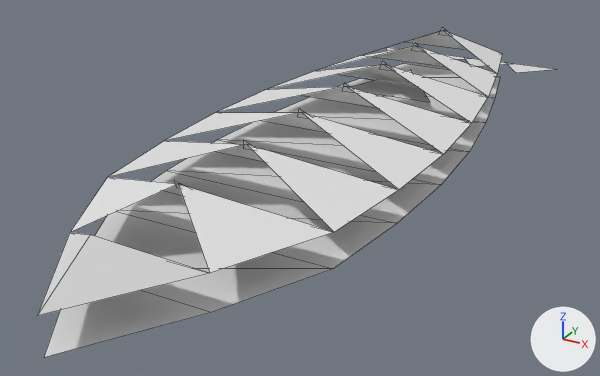
Two versions of the OBJ model GameData/Meshes/Designs/vesper/vesper_carrier_storm_60.obj, one commit apart.
Camera for both pictures: a 50 mm camera at (5.34, -11.52, 4.67) aimed at (-0.31, -1.25, -0.47). The axes (+X, +Y, +Z) are drawn at lower right. The lights are the same throughout. The older version comes first. Mesh edges are drawn as thin lines. Where no turn or scale is listed for an object, it has been applied to the vertices. Vertices at exactly the same position are counted once.

In view in the first picture: 'vesper_carrier_storm_60'.
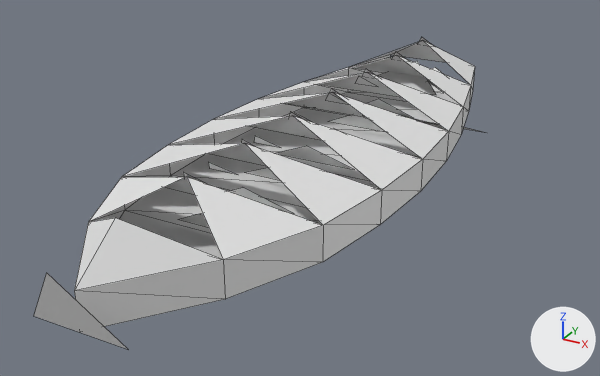
The change in detail:
me_vesper_carrier_storm_60 is used by ob_vesper_carrier_storm_60; location (0.0, 0.0, 0.0).
me_vesper_carrier_storm_60 had 78 vertices, 51 faces and spanned x -1.92..1.92, y -6.9..5.74, z 0.0..1.04.
me_vesper_carrier_storm_60 now has 123 vertices, 98 faces and spans x -1.81..1.81, y -6.72..3.67, z 0.0..1.07.
me_vesper_carrier_storm_60 part 1: the loose piece of 25 vertices spanning x -1.89..1.89, y -6.9..4.62, z 0.47..0.96 is rebuilt with 42 vertices and now spans x -1.72..1.72, y -6.4..3.44, z 0.0..0.98.
me_vesper_carrier_storm_60 part 2: the loose piece of 3 vertices spanning x -0.15..0.15, y -1.86..-1.63, z 0.83..1.04 is rebuilt with 3 vertices and now spans x -0.22..0.22, y -1.99..-1.67, z 0.78..1.02.
me_vesper_carrier_storm_60 part 3: the loose piece of 3 vertices spanning x -0.15..0.15, y -3.3..-3.07, z 0.83..1.04 is rebuilt with 3 vertices and now spans x -0.18..0.18, y -3.33..-3.08, z 0.85..1.07.
me_vesper_carrier_storm_60 part 4: the loose piece of 3 vertices spanning x -0.79..0.79, y 1.26..2.35, z 0.37..0.56 is rebuilt with 3 vertices and now spans x -0.75..0.75, y 1.66..2.65, z 0.38..0.66.
me_vesper_carrier_storm_60 part 5: 9 loose pieces with 27 vertices, spanning x -1.92..1.92, y -4.74..5.74, z 0.0..1.04, are deleted.
Part 6, on me_vesper_carrier_storm_60:
17 vertices are removed from x -1.89..1.89, y -6.9..4.62, z 0.0.
15 faces are deleted.
60 vertices are added at x -1.81..1.81, y -6.72..3.67, z 0.0..1.02.
6 new vertices lie (0.18, -0.25, 0.22) away from vertices in x -0.18, y -4.31..3.07, z 0.85.
6 new vertices lie (0.18, 0.25, -0.22) away from vertices in x 0.0, y -4.56..2.82, z 1.07.
24 new faces join them.

What differs and where, as boxes (x1, y1, x2, y2) in the pictures (600 x 376 px):
'vesper_carrier_storm_60', reshaped (13% narrower)
    before: (38, 27, 555, 357)
    after: (34, 37, 482, 349)
part 1 of me_vesper_carrier_storm_60, rebuilt (14% narrower)
    before: (38, 30, 502, 316)
    after: (74, 41, 475, 327)
part 2 of me_vesper_carrier_storm_60, rebuilt
    before: (297, 109, 309, 119)
    after: (294, 113, 314, 123)
part 3 of me_vesper_carrier_storm_60, rebuilt
    before: (243, 140, 252, 150)
    after: (241, 139, 258, 148)
part 4 of me_vesper_carrier_storm_60, rebuilt
    before: (351, 70, 430, 102)
    after: (377, 61, 436, 95)
part 5 of me_vesper_carrier_storm_60, deleted
    before: (174, 27, 555, 188)
part 6 of me_vesper_carrier_storm_60, built on
    before: (44, 64, 500, 357)
    after: (34, 37, 482, 349)
